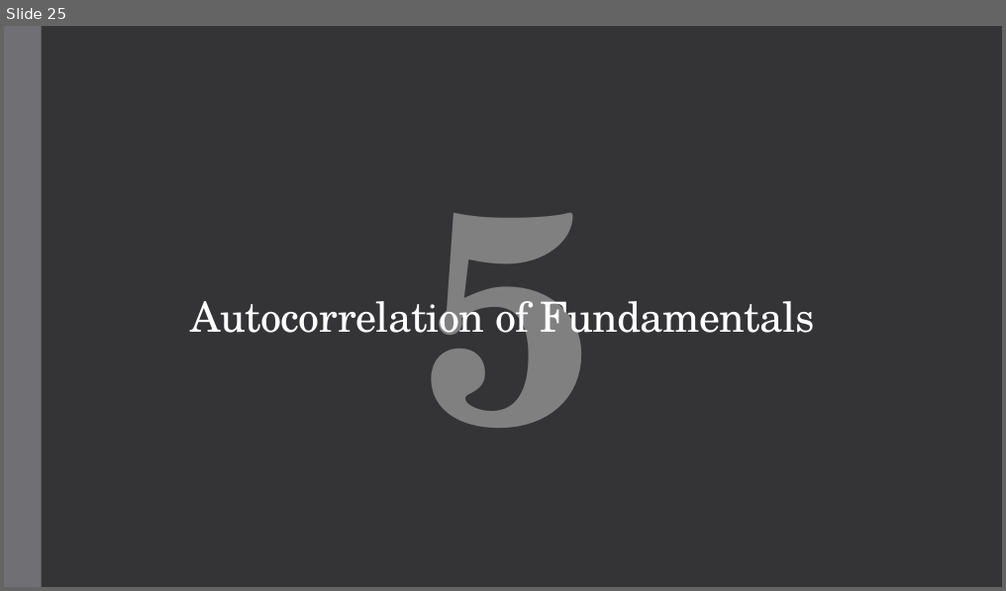
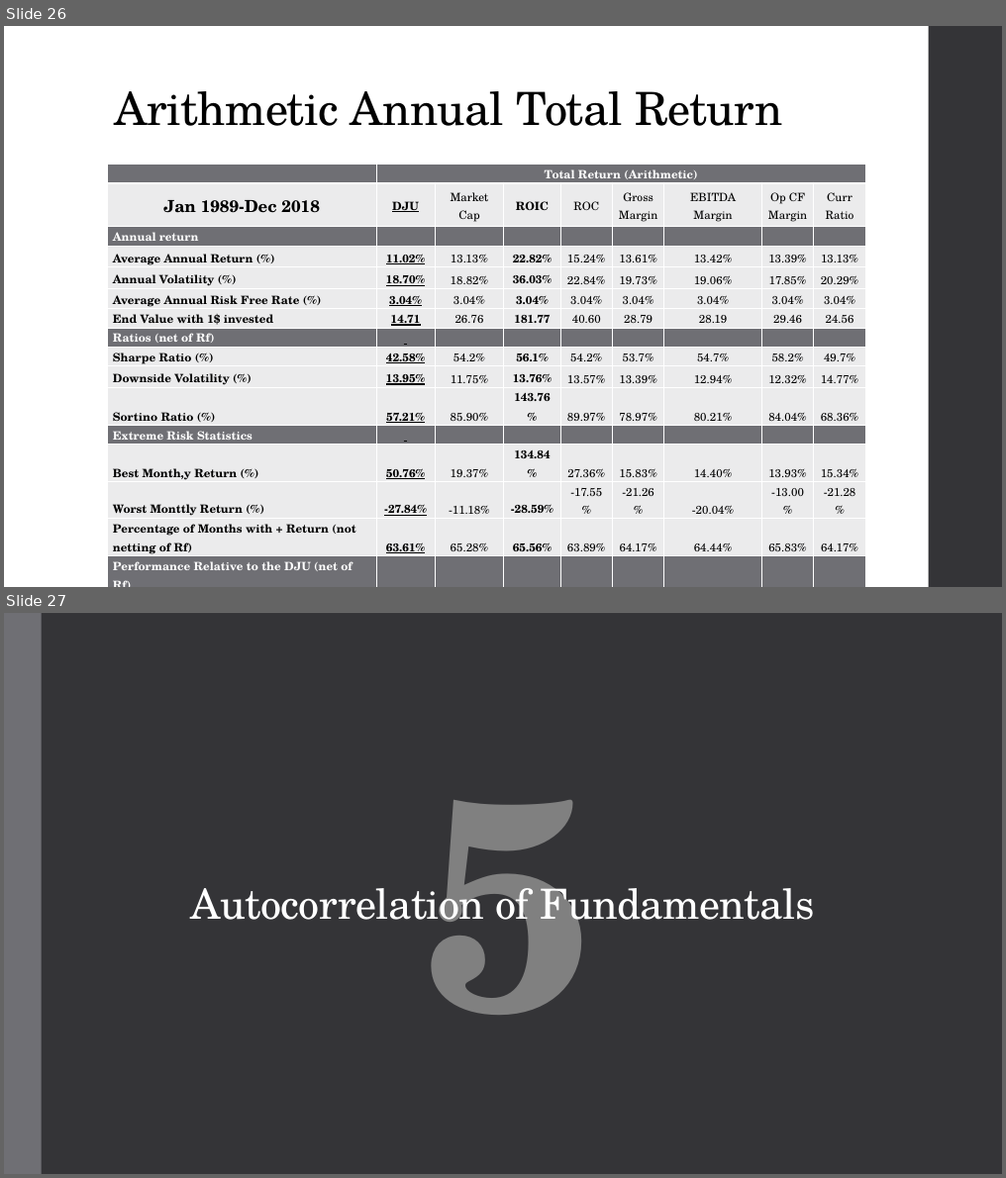
Before and after one commit to fuzzylove87/QF604-Econometrics, a slide deck: QF604 Econometrics Final v1.0.pptx. Shown one above the other, each under a label of ours: slide 25 before the commit, slides 26 and 27 after it. The pictures are 1006x591 and 1006x1178 pixels, drawn with LibreOffice and Linux fonts; fonts in the diff are those of the drawing. Boxes give left, top, right and bottom in pixels: in the first picture for what was removed or moved away, otherwise in the second. Text is boxed around its words. In the diff, an @@ line names an element or a change of style, - is before the commit and + after.

```diff
--- a/QF604 Econometrics Final v1.0.pptx
+++ b/QF604 Econometrics Final v1.0.pptx
@@ slide 26 added at (4, 26, 1002, 587), background #FFFFFF @@
@@ rectangle added at (929, 26, 1002, 587), fill #353537 @@
@@ title added at (115, 91, 782, 126), 44 pt, text #000000 @@
+Arithmetic Annual Total Return
@@ table added at (107, 165, 865, 575), 19 rows, 9 columns @@
+ | Total Return (Arithmetic) |  |  |  |  |  |  | 
+Jan 1989-Dec 2018 | DJU | Market Cap | ROIC | ROC | Gross Margin | EBITDA Margin | Op CF Margin | Curr Ratio
+Annual return |  |  |  |  |  |  |  | 
+Average Annual Return (%) | 11.02% | 13.13% | 22.82% | 15.24% | 13.61% | 13.42% | 13.39% | 13.13%
+Annual Volatility (%) | 18.70% | 18.82% | 36.03% | 22.84% | 19.73% | 19.06% | 17.85% | 20.29%
+Average Annual Risk Free Rate (%) | 3.04% | 3.04% | 3.04% | 3.04% | 3.04% | 3.04% | 3.04% | 3.04%
+End Value with 1$ invested | 14.71 | 26.76 | 181.77 | 40.60 | 28.79 | 28.19 | 29.46 | 24.56
+Ratios (net of Rf) |  |  |  |  |  |  |  | 
+Sharpe Ratio (%) | 42.58% | 54.2% | 56.1% | 54.2% | 53.7% | 54.7% | 58.2% | 49.7%
+Downside Volatility (%) | 13.95% | 11.75% | 13.76% | 13.57% | 13.39% | 12.94% | 12.32% | 14.77%
+Sortino Ratio (%) | 57.21% | 85.90% | 143.76% | 89.97% | 78.97% | 80.21% | 84.04% | 68.36%
+Extreme Risk Statistics |  |  |  |  |  |  |  | 
+Best Month,y Return (%) | 50.76% | 19.37% | 134.84% | 27.36% | 15.83% | 14.40% | 13.93% | 15.34%
+Worst Monttly Return (%) | -27.84% | -11.18% | -28.59% | -17.55% | -21.26% | -20.04% | -13.00% | -21.28%
+Percentage of Months with + Return (not netting of Rf) | 63.61% | 65.28% | 65.56% | 63.89% | 64.17% | 64.44% | 65.83% | 64.17%
+Performance Relative to the DJU (net of Rf) |  |  |  |  |  |  |  | 
+Annually Alpha | 0 | 0.0233 | 0.1219 | 0.0364 | 0.0272 | 0.0274 | 0.0315 | 0.0200
+Annually Beta to Market | 1 | 0.97 | 0.95 | 1.07 | 0.98 | 0.96 | 0.90 | 1.01
+Annually Correlation with DJU | 1 | 0.98 | 0.54 | 0.90 | 0.94 | 0.95 | 0.95 | 0.94
@@ what was slide 25 is now slide 27 @@
```
Also in this commit, not shown: 1 other slide added, 1 other file.
